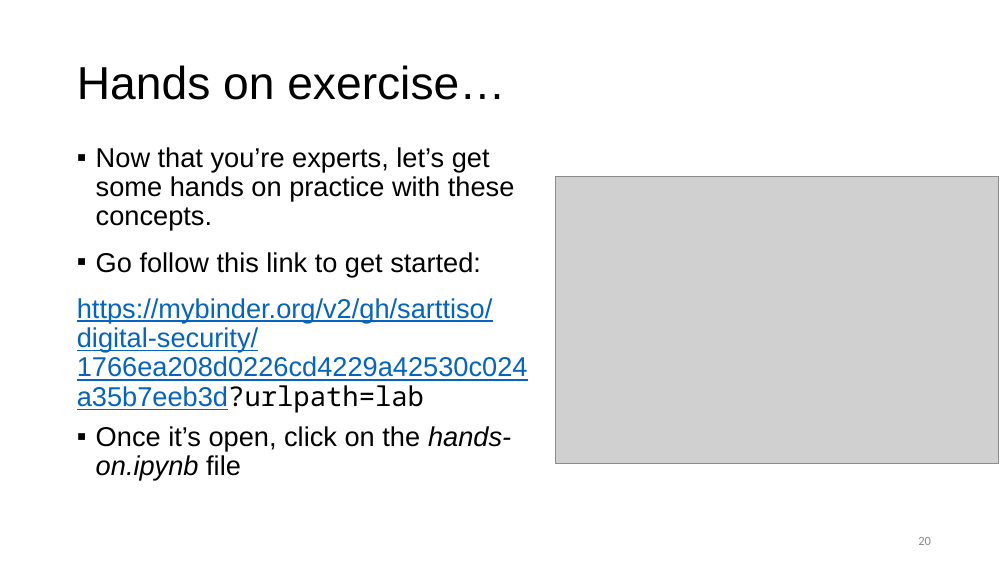
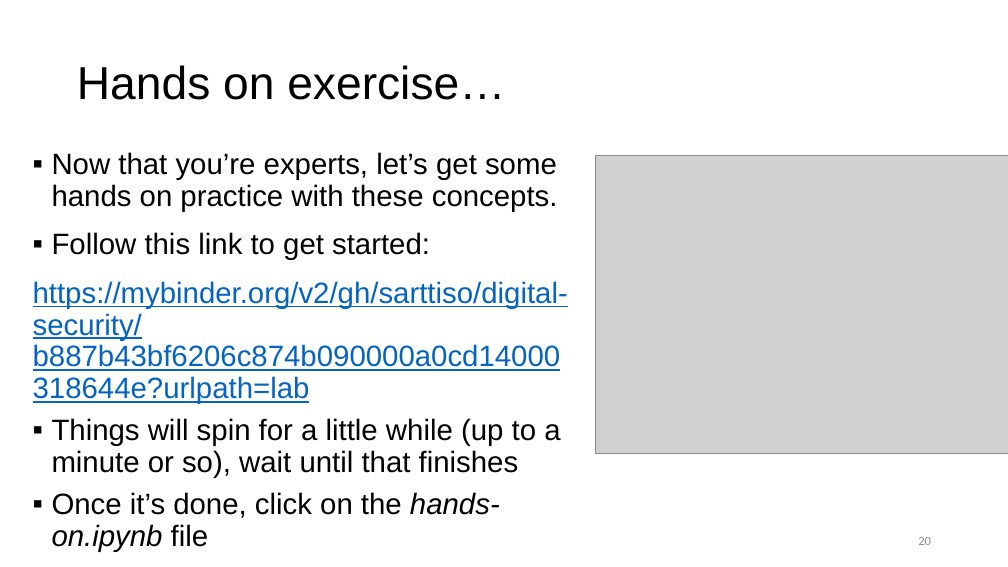
Before and after one commit to sarttiso/digital-security, a slide deck: slide 20 of digital_security_strikeU.pptx. Drawn at 1008x567 pixels with LibreOffice and Linux fonts; fonts in the diff are those of the drawing; grey boxes stand for pictures. Boxes give left, top, right and bottom in pixels: in the first picture for what was removed or moved away, otherwise in the second. Text is boxed around its words. In the diff, an @@ line names an element or a change of style, - is before the commit and + after.

Commit message:
added new binder link to presentation

```diff
--- a/digital_security_strikeU.pptx
+++ b/digital_security_strikeU.pptx
@@ text "Now that you’re experts, let’s ...": place and size @@
-text "Now that you’re experts, let’s ..." at [77, 147, 515, 480]
+text "Now that you’re experts, let’s ..." at [33, 152, 568, 552]
@@ text at [52, 152, 558, 212]: size 25.9 to 28 pt in "Now that you’re experts, let’s get some ..." @@
@@ picture: place and size @@
-picture at [556, 176, 999, 464]
+picture at [596, 155, 1008, 454]
@@ text at [33, 232, 568, 552]: text changed; size 25.9 to 28 pt; text colour #0563C1 to #000000 @@
-▪ Go follow this link to get started:
-https://mybinder.org/v2/gh/sarttiso/digital-security/1766ea208d0226cd4229a42530c024a35b7eeb3d?urlpath=lab
-▪ Once it’s open, click on the hands-on.ipynb file
+▪ Follow this link to get started:
+https://mybinder.org/v2/gh/sarttiso/digital-security/b887b43bf6206c874b090000a0cd14000318644e?urlpath=lab
+▪ Things will spin for a little while (up to a minute or so), wait until that finishes
+▪ Once it’s done, click on the hands-on.ipynb file
```
